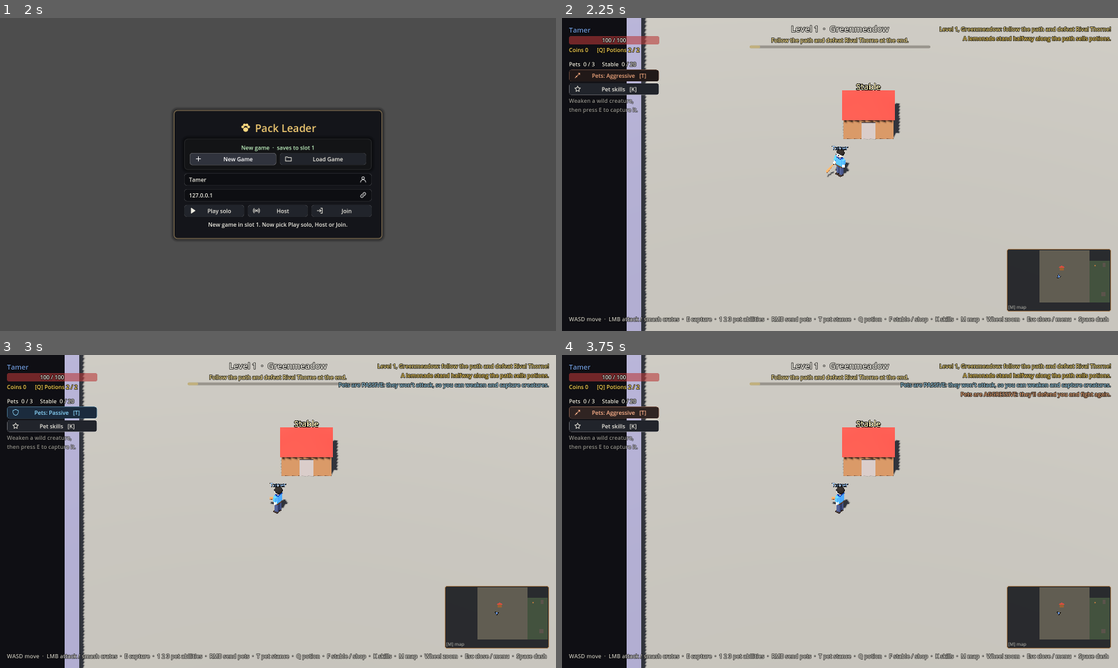
Above: before the commit, frames 1-4 (two rows, left to right).
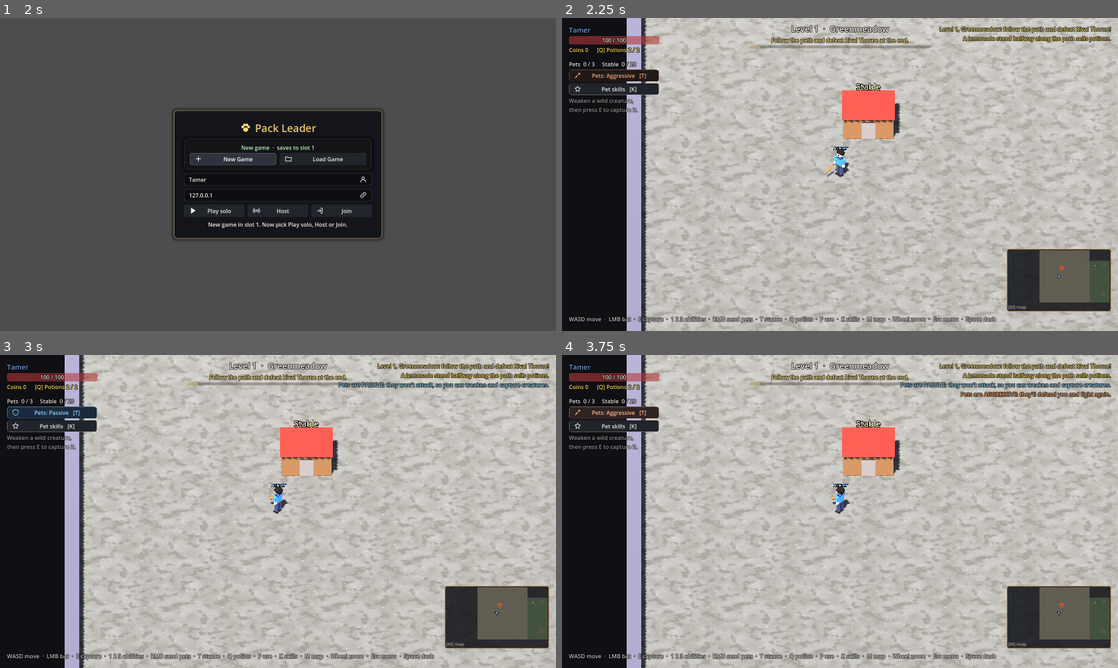
Above: after the commit, the same moments.

Repository: stealer999-design/Pack-Leader
Game: Godot game, scene res://scenes/main.tscn
Same seed, same stepped clock (60 frames per second), same inputs: the game is played once before the commit and once after it.
Inputs:
- Up to frame 1 (2 s): click "New Game" at 0.5 s; click "New Game" at 1.25 s
- Up to frame 2 (2.25 s): click "Play solo" at 2 s
- Up to frame 3 (3 s): click "Pets: Aggressive [T]" at 2.75 s
- Up to frame 4 (3.75 s): click "Pets: Passive [T]" at 3.5 s

Frame 1 is identical in both runs. In frame 2, 8.5% of the frame differs, in the area x 10-100%, y 0-100%; in frame 3, 8.4%; in frame 4, 8.3%.

Commit message:
Textured ground for every biome
GroundTextures paints seamless 256px tiles in code (noise, strokes, dots,
stone patterns) and maps them by world position: grassy meadow with blades
and flowers, snow with drifts, sparkles and cracked ice, sand with wind
ripples and pebbles, swamp mud with moss and puddles; trampled dirt at the
camp, stone slabs in the boss arena and cobblestones in the village square.
Also shortens the controls bar so it fits narrower windows.

Co-Authored-By: Claude Opus 5.5 <noreply@anthropic.com>
Claude-Session: https://claude.ai/code/session_01SHXn7uzAhXhqkDiK48VPSa

Diff:
--- a/scenes/hud.tscn
+++ b/scenes/hud.tscn
@@ -163,7 +163,7 @@
 offset_bottom = -20.0
 grow_vertical = 0
 modulate = Color(1, 1, 1, 0.8)
-text = "WASD move  ·  LMB attack / smash crates  ·  E capture  ·  1 2 3 pet abilities  ·  RMB send pets  ·  T pet stance  ·  Q potion  ·  F stable / shop  ·  K skills  ·  M map  ·  Wheel zoom  ·  Esc close / menu  ·  Space dash"
+text = "WASD move  ·  LMB bat  ·  E capture  ·  1 2 3 abilities  ·  RMB send pets  ·  T stance  ·  Q potion  ·  F use  ·  K skills  ·  M map  ·  Wheel zoom  ·  Esc menu  ·  Space dash"
 
 [node name="DownedLabel" type="Label" parent="."]
 unique_name_in_owner = true
--- /dev/null
+++ b/scripts/ground_textures.gd
@@ -0,0 +1,236 @@
+class_name GroundTextures
+## Ground textures for each biome, painted in code (no image files): a seamless
+## 256x256 tile per style and colour, mapped by world position (triplanar), so
+## neighbouring floor pieces line up. Cached, so each is made once.
+##
+## Styles:
+##   grass     Greenmeadow: mottled grass, blades, the odd flower
+##   snow      Frostfang Peaks: drifts, sparkles and cracked icy patches
+##   sand      Sunscorch Dunes: wind ripples and pebbles
+##   swamp     Mirewood Bog: mud, moss and dark puddles
+##   dirt      every camp: trampled ground with stones
+##   flagstone every boss arena: big stone slabs
+##   cobble    the village square: small cobblestones
+
+const SIZE := 256
+const TILE_UNITS := 8.0  ## World units one tile covers.
+
+## Biome index (BiomeDB) -> the path's style.
+const BIOME_STYLES := ["grass", "snow", "sand", "swamp"]
+
+static var _cache := {}
+
+
+## A floor material in `style`, built around `color`.
+static func material(style: String, color: Color) -> StandardMaterial3D:
+	var key := "%s/%s" % [style, color.to_html(false)]
+	if not _cache.has(key):
+		var mat := StandardMaterial3D.new()
+		mat.albedo_texture = ImageTexture.create_from_image(_paint(style, color))
+		mat.texture_filter = BaseMaterial3D.TEXTURE_FILTER_LINEAR_WITH_MIPMAPS_ANISOTROPIC
+		mat.uv1_triplanar = true
+		mat.uv1_world_triplanar = true
+		mat.uv1_scale = Vector3.ONE / TILE_UNITS
+		mat.roughness = 0.95
+		_cache[key] = mat
+	return _cache[key]
+
+
+static func _paint(style: String, color: Color) -> Image:
+	var canvas := Canvas.new(color.to_html().hash() + style.hash())
+	match style:
+		"grass":
+			_grass(canvas, color)
+		"snow":
+			_snow(canvas, color)
+		"sand":
+			_sand(canvas, color)
+		"swamp":
+			_swamp(canvas, color)
+		"flagstone":
+			_stones(canvas, color, 4, 0.0, 3)
+		"cobble":
+			_stones(canvas, color, 8, 0.5, 2)
+		_:
+			_dirt(canvas, color)
+	return canvas.image()
+
+
+static func _grass(c: Canvas, color: Color) -> void:
+	var base := Color.from_hsv(color.h, clampf(color.s * 1.7, 0.0, 0.75), clampf(color.v * 1.1, 0.0, 0.6))
+	c.fill_noise(base.darkened(0.12), base.lightened(0.08), 0.015, 3)
+	c.blend_noise(base.darkened(0.22), 0.05, 0.6)  # darker clumps
+	for i in 2600:  # blades
+		var tone := base.darkened(c.rng.randf_range(0.15, 0.4)) if c.rng.randf() < 0.55 \
+				else base.lightened(c.rng.randf_range(0.15, 0.35))
+		c.stroke(c.rng.randf() * SIZE, c.rng.randf() * SIZE, c.rng.randf_range(-0.5, 0.5), c.rng.randf_range(3, 7), tone)
+	for i in 26:  # flowers
+		var petal: Color = [Color(1, 0.92, 0.4), Color(0.98, 0.98, 0.95), Color(0.95, 0.6, 0.75)][i % 3]
+		c.dot(c.rng.randf() * SIZE, c.rng.randf() * SIZE, 1.6, petal)
+
+
+static func _snow(c: Canvas, color: Color) -> void:
+	var base := color.lerp(Color(0.72, 0.77, 0.85), 0.6)
+	c.fill_noise(base.darkened(0.16), base.lightened(0.04), 0.012, 3)  # soft drifts
+	# Icy patches: where the noise is high, glassy blue with cracks.
+	var ice := Color(0.45, 0.62, 0.8)
+	c.blend_noise(ice, 0.01, 0.62, true)
+	for i in 40:
+		var x := c.rng.randf() * SIZE
+		var y := c.rng.randf() * SIZE
+		var angle := c.rng.randf() * TAU
+		for s in 4:  # a jagged crack
+			angle += c.rng.randf_range(-0.8, 0.8)
+			var length := c.rng.randf_range(4, 10)
+			c.line(x, y, x + cos(angle) * length, y + sin(angle) * length, ice.darkened(0.25), 0.5)
+			x += cos(angle) * length
+			y += sin(angle) * length
+	for i in 350:  # sparkles
+		c.dot(c.rng.randf() * SIZE, c.rng.randf() * SIZE, 0.6, Color(0.95, 0.97, 1.0))
+
+
+static func _sand(c: Canvas, color: Color) -> void:
+	var base := color.lightened(0.18)
+	c.fill_noise(base.darkened(0.08), base.lightened(0.08), 0.02, 2)
+	# Wind ripples: wavy bands (whole periods across the tile, so it wraps).
+	var warp := c.noise(0.02, 2)
+	for y in SIZE:
+		for x in SIZE:
+			var wobble := warp[y * SIZE + x] / 255.0 * 4.0
+			var band := sin((y + x * 0.25 + wobble * 6.0) / SIZE * TAU * 12.0)
+			if band > 0.7:
+				c.mix(x, y, base.darkened(0.2), (band - 0.7) * 1.6)
+			elif band < -0.85:
+				c.mix(x, y, base.lightened(0.15), 0.4)
+	for i in 160:  # pebbles
+		c.dot(c.rng.randf() * SIZE, c.rng.randf() * SIZE, c.rng.randf_range(0.8, 1.8), base.darkened(c.rng.randf_range(0.25, 0.45)))
+
+
+static func _swamp(c: Canvas, color: Color) -> void:
+	var mud := color.lerp(Color(0.3, 0.24, 0.15), 0.35)
+	c.fill_noise(mud.darkened(0.14), mud.lightened(0.08), 0.02, 3)
+	c.blend_noise(Color.from_hsv(0.25, 0.45, 0.34), 0.07, 0.6)  # moss tufts
+	c.blend_noise(Color(0.22, 0.3, 0.25), 0.016, 0.7)  # puddle rims
+	c.blend_noise(Color(0.12, 0.2, 0.19), 0.016, 0.74, true)  # puddles
+	for i in 900:  # moss specks and reeds
+		var tone := Color.from_hsv(0.24, 0.55, c.rng.randf_range(0.3, 0.5))
+		if c.rng.randf() < 0.3:
+			c.stroke(c.rng.randf() * SIZE, c.rng.randf() * SIZE, c.rng.randf_range(-0.3, 0.3), c.rng.randf_range(3, 6), tone)
+		else:
+			c.dot(c.rng.randf() * SIZE, c.rng.randf() * SIZE, 0.9, tone)
+
+
+static func _dirt(c: Canvas, color: Color) -> void:
+	c.fill_noise(color.darkened(0.1), color.lightened(0.06), 0.015, 3)
+	c.blend_noise(color.darkened(0.16), 0.03, 0.58)
+	for i in 220:  # stones
+		var r := c.rng.randf_range(0.8, 2.0)
+		var x := c.rng.randf() * SIZE
+		var y := c.rng.randf() * SIZE
+		c.dot(x, y, r, color.lightened(c.rng.randf_range(0.1, 0.3)))
+		c.dot(x + r * 0.3, y + r * 0.4, r * 0.5, color.darkened(0.1))
+
+
+## Stone slabs (`per_row` across the tile, a power of two so they tile) with
+## dark mortar; `offset` shifts every other row (0.5 = brickwork); `mortar` is
+## the gap in pixels.
+static func _stones(c: Canvas, color: Color, per_row: int, offset: float, mortar: int) -> void:
+	var cell := SIZE / per_row
+	var tones := []
+	for i in per_row * per_row:
+		var shade := c.rng.randf_range(-0.1, 0.08)
+		tones.append(color.lightened(shade) if shade > 0.0 else color.darkened(-shade))
+	var grain := c.noise(0.06, 2)
+	for y in SIZE:
+		var row := y / cell
+		var shift := int(cell * offset) if row % 2 == 1 else 0
+		for x in SIZE:
+			var sx := posmod(x + shift, SIZE)
+			var col := sx / cell
+			var inner_x := sx % cell
+			var inner_y := y % cell
+			var edge := mini(mini(inner_x, cell - 1 - inner_x), mini(inner_y, cell - 1 - inner_y))
+			var g := grain[y * SIZE + x] / 255.0
+			if edge < mortar:
+				c.set_px(x, y, color.darkened(0.42))
+			else:
+				var tone: Color = tones[row * per_row + col]
+				tone = tone.darkened(0.12 * (1.0 - clampf(edge / 4.0, 0.0, 1.0)))  # rounded edges
+				c.set_px(x, y, tone.lerp(tone.darkened(0.15), g * 0.6))
+
+
+## A wrapping RGB pixel buffer with a few painting tools.
+class Canvas:
+	var rng := RandomNumberGenerator.new()
+	var _seed := 0
+	var _data := PackedByteArray()
+
+	func _init(seed_value: int) -> void:
+		_seed = seed_value
+		rng.seed = seed_value
+		_data.resize(SIZE * SIZE * 3)
+
+	func image() -> Image:
+		var img := Image.create_from_data(SIZE, SIZE, false, Image.FORMAT_RGB8, _data)
+		img.generate_mipmaps()
+		return img
+
+	## Seamless noise, 0..255 per pixel.
+	func noise(frequency: float, octaves: int) -> PackedByteArray:
+		var fast := FastNoiseLite.new()
+		fast.seed = _seed + rng.randi() % 1000
+		fast.frequency = frequency
+		fast.fractal_octaves = octaves
+		var img := fast.get_seamless_image(SIZE, SIZE)
+		img.convert(Image.FORMAT_L8)
+		return img.get_data()
+
+	func fill_noise(dark: Color, light: Color, frequency: float, octaves: int) -> void:
+		var n := noise(frequency, octaves)
+		for i in SIZE * SIZE:
+			var col := dark.lerp(light, n[i] / 255.0)
+			_data[i * 3] = int(col.r8)
+			_data[i * 3 + 1] = int(col.g8)
+			_data[i * 3 + 2] = int(col.b8)
+
+	## Mixes `color` in where the noise is above `threshold` (softly; `hard` for crisp edges).
+	func blend_noise(color: Color, frequency: float, threshold: float, hard := false) -> void:
+		var n := noise(frequency, 3)
+		for i in SIZE * SIZE:
+			var v := n[i] / 255.0
+			if v > threshold:
+				var amount := 1.0 if hard and v > threshold + 0.03 else clampf((v - threshold) * 6.0, 0.0, 0.9)
+				_mix_index(i, color, amount)
+
+	func set_px(x: int, y: int, color: Color) -> void:
+		var i := (posmod(y, SIZE) * SIZE + posmod(x, SIZE)) * 3
+		_data[i] = int(color.r8)
+		_data[i + 1] = int(color.g8)
+		_data[i + 2] = int(color.b8)
+
+	func mix(x: int, y: int, color: Color, amount: float) -> void:
+		_mix_index(posmod(y, SIZE) * SIZE + posmod(x, SIZE), color, amount)
+
+	func _mix_index(i: int, color: Color, amount: float) -> void:
+		amount = clampf(amount, 0.0, 1.0)
+		_data[i * 3] = int(lerpf(_data[i * 3], color.r8, amount))
+		_data[i * 3 + 1] = int(lerpf(_data[i * 3 + 1], color.g8, amount))
+		_data[i * 3 + 2] = int(lerpf(_data[i * 3 + 2], color.b8, amount))
+
+	func dot(x: float, y: float, r: float, color: Color) -> void:
+		for dy in range(-ceili(r), ceili(r) + 1):
+			for dx in range(-ceili(r), ceili(r) + 1):
+				var d := sqrt(dx * dx + dy * dy)
+				if d <= r + 0.5:
+					mix(int(x) + dx, int(y) + dy, color, clampf(r + 0.5 - d, 0.0, 1.0))
+
+	## A short blade-like stroke, mostly upwards, leaning by `lean`.
+	func stroke(x: float, y: float, lean: float, length: float, color: Color) -> void:
+		for s in int(length):
+			mix(int(x + lean * s), int(y - s), color, 0.85 * (1.0 - float(s) / length * 0.5))
+
+	func line(x0: float, y0: float, x1: float, y1: float, color: Color, amount: float) -> void:
+		var steps := int(maxf(absf(x1 - x0), absf(y1 - y0))) + 1
+		for s in steps:
+			var t := float(s) / steps
+			mix(int(lerpf(x0, x1, t)), int(lerpf(y0, y1, t)), color, amount)
--- a/scripts/world.gd
+++ b/scripts/world.gd
@@ -584,9 +584,11 @@
 		child.queue_free()
 
 	var level_biome := biome()
-	var floor_mat := _material(layout.floor_tint)
-	var camp_mat := _material(level_biome.camp)
-	var arena_mat := _material(level_biome.arena)
+	# Textured ground, by biome: grass, snow, sand or swamp on the path, trampled
+	# dirt at the camp, stone slabs in the boss arena.
+	var floor_mat := GroundTextures.material(GroundTextures.BIOME_STYLES[layout.biome], layout.floor_tint)
+	var camp_mat := GroundTextures.material("dirt", level_biome.camp)
+	var arena_mat := GroundTextures.material("flagstone", level_biome.arena)
 	var wall_mat := _material(level_biome.wall)
 	var rock_mat := _material(level_biome.rock)
 
@@ -677,10 +679,10 @@
 	var plaza: Rect2 = v.plaza
 	var half := LevelGenerator.VILLAGE_PATH_WIDTH * 0.5
 	var path_len: float = v.wall_x - v.path_end_x
-	var cobbles := _material(Color(level_biome.camp).lerp(Color(0.62, 0.58, 0.52), 0.6))
+	var cobbles := GroundTextures.material("cobble", Color(level_biome.camp).lerp(Color(0.5, 0.47, 0.43), 0.6))
 	# Floors: the side path (reaching into the doorway) and the square.
 	_add_box(Vector3(v.path_end_x + path_len * 0.5 + 0.5, -0.5, v.z), Vector3(path_len + 1.0, 1.0, half * 2.0),
-			_material(layout.floor_tint))
+			GroundTextures.material(GroundTextures.BIOME_STYLES[layout.biome], layout.floor_tint))
 	_add_box(Vector3(plaza.get_center().x, -0.5, plaza.get_center().y), Vector3(plaza.size.x, 1.0, plaza.size.y), cobbles)
 	# Side path walls.
 	for side in [-1.0, 1.0]:
Not shown, added: scripts/ground_textures.gd.uid
